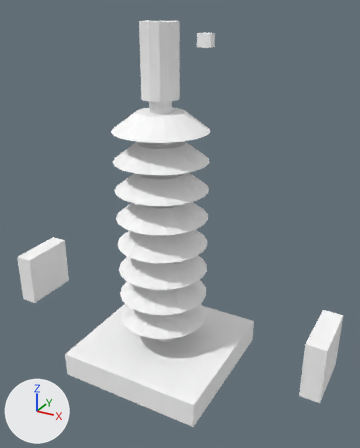
What one commit did to the OBJ model src/main/resources/assets/eln/model/industrial_arrester/industrial_arrester.obj.
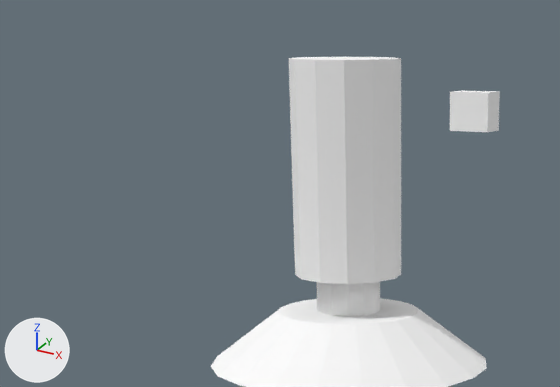
Each version appears first whole from a 50 mm camera at (0.618, -1.029, 0.463) aimed at (0.046, 0.012, -0.057), and next in a close-up on the part from 10% to 66% of the width and 0% to 31% of the height. The axes (+X, +Y, +Z) are drawn at lower left. The lights are the same throughout. The first two pictures are the older version. Where no turn or scale is listed for an object, it has been applied to the vertices. Vertices at exactly the same position are counted once.

The older version as bpy lines, for what is in view:
```python
me_ceramic = bpy.data.meshes.new('Ceramic')
me_ceramic.from_pydata(...)  # 336 vertices, 640 faces; spans x -0.12..0.12, y -0.12..0.12, z -0.34..0.23
me_ceramic.materials.append(mat_fixture)  # white #ffffff
me_indicator = bpy.data.meshes.new('Indicator')
me_indicator.from_pydata(...)  # a box spanning x -0.02..0.02, y 0.225..0.25, z 0.36..0.395
me_indicator.materials.append(mat_fixture)  # white #ffffff
me_terminal = bpy.data.meshes.new('Terminal')
me_terminal.from_pydata(...)  # 52 vertices, 96 faces; spans x -0.045..0.045, y -0.045..0.045, z -0.42..0.43
me_terminal.materials.append(mat_fixture)  # white #ffffff
ob_ceramic = bpy.data.objects.new('Ceramic', me_ceramic)
ob_ceramic.location = (0.0, 0.0, 0.0)
ob_indicator = bpy.data.objects.new('Indicator', me_indicator)
ob_indicator.location = (0.0, 0.0, 0.0)
ob_terminal = bpy.data.objects.new('Terminal', me_terminal)
ob_terminal.location = (0.0, 0.0, 0.0)
```
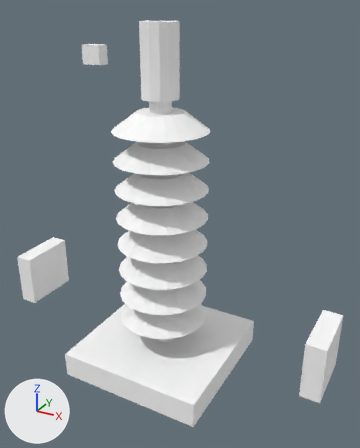
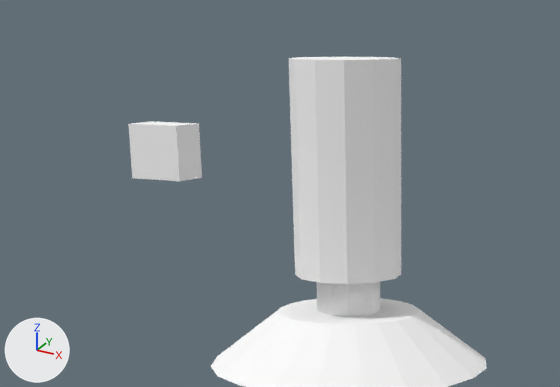
Diff of the bpy script that builds the scene:
```diff
--- a/src/main/resources/assets/eln/model/industrial_arrester/industrial_arrester.obj.py
+++ b/src/main/resources/assets/eln/model/industrial_arrester/industrial_arrester.obj.py
@@ me_indicator @@
 # used by ob_indicator; location = (0.0, 0.0, 0.0)
-me_indicator.from_pydata(...)  # 8 vertices, 12 faces; spans x -0.02..0.02, y 0.225..0.25, z 0.36..0.395
+me_indicator.from_pydata(...)  # 8 vertices, 12 faces; spans x -0.02..0.02, y -0.25..-0.225, z 0.36..0.395
+# me_indicator part 1: 8 vertices removed from x -0.02..0.02, y 0.225..0.25, z 0.36..0.395
+# me_indicator part 2: 8 vertices added at x -0.02..0.02, y -0.25..-0.225, z 0.36..0.395, forming a box
 me_indicator.materials.append(mat_fixture)
```

Where the change shows, as pixel boxes [x1, y1, x2, y2] in the close-ups (560 x 387 px):
'Indicator', reshaped (47% wider, 42% taller)
    before: [450, 90, 500, 132]
    after: [128, 121, 202, 181]
part 1 of me_indicator, deleted
    before: [450, 90, 500, 132]
part 2 of me_indicator, added
    after: [128, 121, 202, 181]
